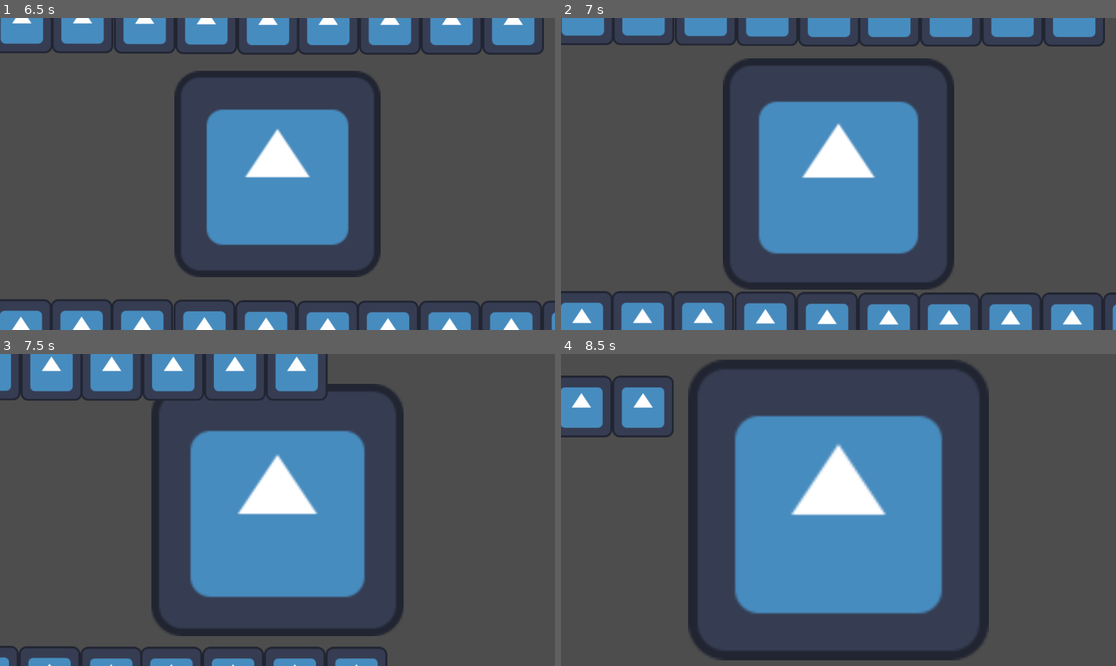
Above: before the commit, frames 1-4 (two rows, left to right).
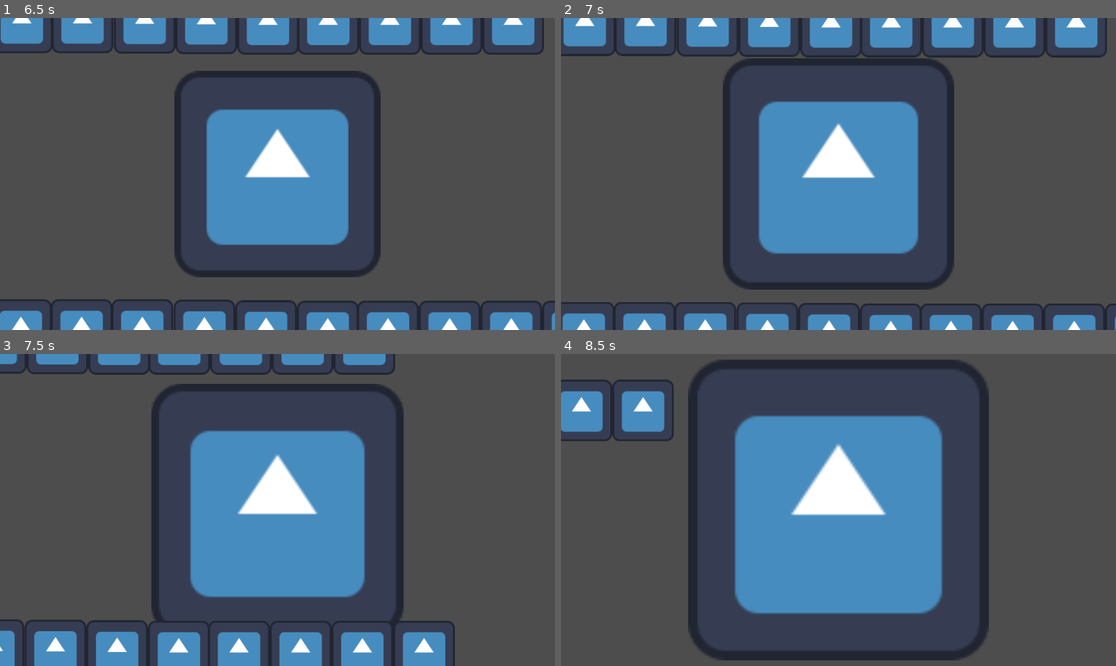
Above: after the commit, the same moments.

Repository: rcgRaf/bubbbleaway
Game: Godot game, scene res://scenes/levels/main_scene.tscn
Same seed, same stepped clock (60 frames per second), same inputs: the game is played once before the commit and once after it. Before the commit the project starts from res://main_scene.tscn. The engine's default icon, where the game draws it, is replaced by a stand-in: a white triangle on a blue panel in a dark square.
Inputs:
- Up to frame 1 (6.5 s): tap Enter (ui_accept) at 0.5, 0.77, 1.52, 3.02, 3.77, 4.52, 6.02 s; hold Right (ui_right) 0.53-2.03 s; hold Left (ui_left) 2.03-2.78 s; hold Right (ui_right) 2.78-4.28 s; hold Left (ui_left) 4.28-5.03 s; hold Right (ui_right) 5.03-5.78 s; hold Left (ui_left) from 5.78 s (still down)
- Up to frame 2 (7 s): keep holding Left (ui_left); tap Enter (ui_accept) at 6.77 s
- Up to frame 3 (7.5 s): release Left (ui_left) at 7.28 s; hold Right (ui_right) from 7.28 s (still down)
- Up to frame 4 (8.5 s): keep holding Right (ui_right); tap Enter (ui_accept) at 7.52 s

Frame 1 is identical in both runs. In frame 2, 11% of the frame differs, in the area x 0-100%, y 0-100%; in frame 3, 13%, in the area x 0-82%, y 0-100%; in frame 4, 1.2%.

Commit message:
proj structure reorganization

Diff:
--- a/main_scene.tscn
+++ /dev/null
@@ -1,66 +0,0 @@
-[gd_scene load_steps=3 format=3 uid="uid://kb0vxf65ltfk"]
-
-[ext_resource type="PackedScene" uid="uid://bbwdrl2v6xq4g" path="res://walls.tscn" id="1_fheeb"]
-[ext_resource type="PackedScene" uid="uid://ksvvqbt444m" path="res://bubble.tscn" id="2_dk1o0"]
-
-[node name="Node2D" type="Node2D"]
-
-[node name="Node2D" parent="." instance=ExtResource("1_fheeb")]
-position = Vector2(-1, 710)
-
-[node name="Node2D2" parent="." instance=ExtResource("1_fheeb")]
-position = Vector2(125, 710)
-
-[node name="Node2D3" parent="." instance=ExtResource("1_fheeb")]
-position = Vector2(251, 710)
-
-[node name="Node2D4" parent="." instance=ExtResource("1_fheeb")]
-position = Vector2(380, 711)
-
-[node name="Node2D5" parent="." instance=ExtResource("1_fheeb")]
-position = Vector2(508, 712)
-
-[node name="Node2D6" parent="." instance=ExtResource("1_fheeb")]
-position = Vector2(636, 713)
-
-[node name="Node2D7" parent="." instance=ExtResource("1_fheeb")]
-position = Vector2(761, 713)
-
-[node name="Node2D8" parent="." instance=ExtResource("1_fheeb")]
-position = Vector2(889, 713)
-
-[node name="Node2D9" parent="." instance=ExtResource("1_fheeb")]
-position = Vector2(1017, 713)
-
-[node name="Node2D10" parent="." instance=ExtResource("1_fheeb")]
-position = Vector2(1145, 713)
-
-[node name="Node2D11" parent="." instance=ExtResource("2_dk1o0")]
-position = Vector2(153, 530)
-
-[node name="Node2D12" parent="." instance=ExtResource("1_fheeb")]
-position = Vector2(1, 71)
-
-[node name="Node2D13" parent="." instance=ExtResource("1_fheeb")]
-position = Vector2(127, 71)
-
-[node name="Node2D14" parent="." instance=ExtResource("1_fheeb")]
-position = Vector2(256, 72)
-
-[node name="Node2D15" parent="." instance=ExtResource("1_fheeb")]
-position = Vector2(384, 73)
-
-[node name="Node2D16" parent="." instance=ExtResource("1_fheeb")]
-position = Vector2(512, 74)
-
-[node name="Node2D17" parent="." instance=ExtResource("1_fheeb")]
-position = Vector2(637, 74)
-
-[node name="Node2D18" parent="." instance=ExtResource("1_fheeb")]
-position = Vector2(765, 74)
-
-[node name="Node2D19" parent="." instance=ExtResource("1_fheeb")]
-position = Vector2(893, 74)
-
-[node name="Node2D20" parent="." instance=ExtResource("1_fheeb")]
-position = Vector2(1021, 74)
--- a/path_2d.gd
+++ /dev/null
@@ -1,11 +0,0 @@
-extends Path2D
-
-
-# Called when the node enters the scene tree for the first time.
-func _ready() -> void:
-	pass # Replace with function body.
-
-
-# Called every frame. 'delta' is the elapsed time since the previous frame.
-func _process(delta: float) -> void:
-	pass
--- a/project.godot
+++ b/project.godot
@@ -11,7 +11,7 @@
 [application]
 
 config/name="Orbit"
-run/main_scene="res://main_scene.tscn"
+run/main_scene="res://scenes/levels/main_scene.tscn"
 config/features=PackedStringArray("4.3", "Forward Plus")
 config/icon="res://icon.svg"
 
--- a/bubble.tscn
+++ b/scenes/entities/bubble.tscn
@@ -1,6 +1,6 @@
 [gd_scene load_steps=5 format=3 uid="uid://ksvvqbt444m"]
 
-[ext_resource type="Script" path="res://bubble.gd" id="1_48tqw"]
+[ext_resource type="Script" path="res://scripts/player/bubble.gd" id="1_48tqw"]
 [ext_resource type="Texture2D" uid="uid://bv3gofmfn08d6" path="res://icon.svg" id="1_gbsnf"]
 
 [sub_resource type="Curve" id="Curve_32khb"]
--- /dev/null
+++ b/scenes/levels/main_scene.tscn
@@ -0,0 +1,71 @@
+[gd_scene load_steps=3 format=3 uid="uid://kb0vxf65ltfk"]
+
+[ext_resource type="PackedScene" uid="uid://bbwdrl2v6xq4g" path="res://scenes/environment/walls.tscn" id="1_fheeb"]
+[ext_resource type="PackedScene" uid="uid://ksvvqbt444m" path="res://scenes/entities/bubble.tscn" id="2_dk1o0"]
+
+[node name="Node2D" type="Node2D"]
+
+[node name="Player" parent="." instance=ExtResource("2_dk1o0")]
+position = Vector2(153, 530)
+
+[node name="Node2D" parent="." instance=ExtResource("1_fheeb")]
+position = Vector2(-1, 710)
+
+[node name="Ceiling2" type="Node2D" parent="."]
+
+[node name="Node2D12" parent="Ceiling2" instance=ExtResource("1_fheeb")]
+position = Vector2(1, 71)
+
+[node name="Node2D13" parent="Ceiling2" instance=ExtResource("1_fheeb")]
+position = Vector2(127, 71)
+
+[node name="Node2D14" parent="Ceiling2" instance=ExtResource("1_fheeb")]
+position = Vector2(256, 72)
+
+[node name="Node2D15" parent="Ceiling2" instance=ExtResource("1_fheeb")]
+position = Vector2(384, 73)
+
+[node name="Node2D16" parent="Ceiling2" instance=ExtResource("1_fheeb")]
+position = Vector2(512, 74)
+
+[node name="Node2D17" parent="Ceiling2" instance=ExtResource("1_fheeb")]
+position = Vector2(637, 74)
+
+[node name="Node2D18" parent="Ceiling2" instance=ExtResource("1_fheeb")]
+position = Vector2(765, 74)
+
+[node name="Node2D19" parent="Ceiling2" instance=ExtResource("1_fheeb")]
+position = Vector2(893, 74)
+
+[node name="Node2D20" parent="Ceiling2" instance=ExtResource("1_fheeb")]
+position = Vector2(1021, 74)
+
+[node name="Floor" type="Node2D" parent="."]
+position = Vector2(-1, 710)
+
+[node name="Node2D2" parent="Floor" instance=ExtResource("1_fheeb")]
+position = Vector2(126, 0)
+
+[node name="Node2D3" parent="Floor" instance=ExtResource("1_fheeb")]
+position = Vector2(252, 0)
+
+[node name="Node2D4" parent="Floor" instance=ExtResource("1_fheeb")]
+position = Vector2(381, 1)
+
+[node name="Node2D5" parent="Floor" instance=ExtResource("1_fheeb")]
+position = Vector2(509, 2)
+
+[node name="Node2D6" parent="Floor" instance=ExtResource("1_fheeb")]
+position = Vector2(637, 3)
+
+[node name="Node2D7" parent="Floor" instance=ExtResource("1_fheeb")]
+position = Vector2(762, 3)
+
+[node name="Node2D8" parent="Floor" instance=ExtResource("1_fheeb")]
+position = Vector2(890, 3)
+
+[node name="Node2D9" parent="Floor" instance=ExtResource("1_fheeb")]
+position = Vector2(1018, 3)
+
+[node name="Node2D10" parent="Floor" instance=ExtResource("1_fheeb")]
+position = Vector2(1146, 3)
Renamed: walls.tscn -> scenes/environment/walls.tscn
Renamed: bubble.gd -> scripts/player/bubble.gd
